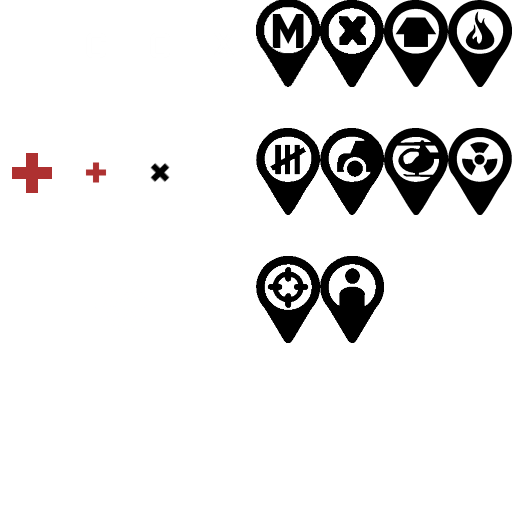
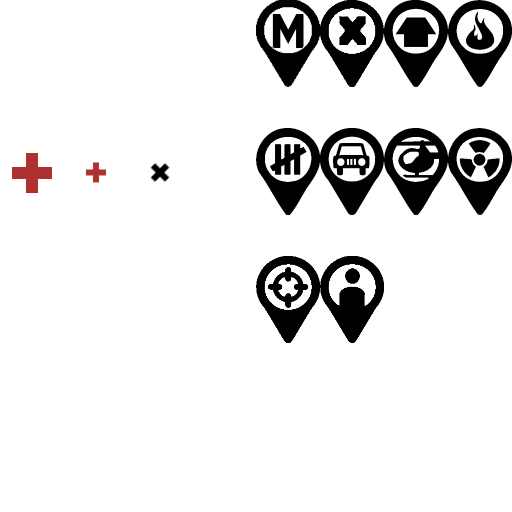
Comparing the layer stacks of the two (512, 512) images. Changes:
painted on "N_Heli" over [384,140,433,180]
renamed "New_Car" to "N_Car", painted on it over [320,128,384,215]
renamed "New_Fence" to "N_Fence", painted on it over [256,128,320,215]
painted on "New_X" over [339,11,347,24]
painted on "N_radioactive" over [448,128,512,215]
renamed "New_Fire" to "N_Fire", painted on it over [448,0,512,87]
